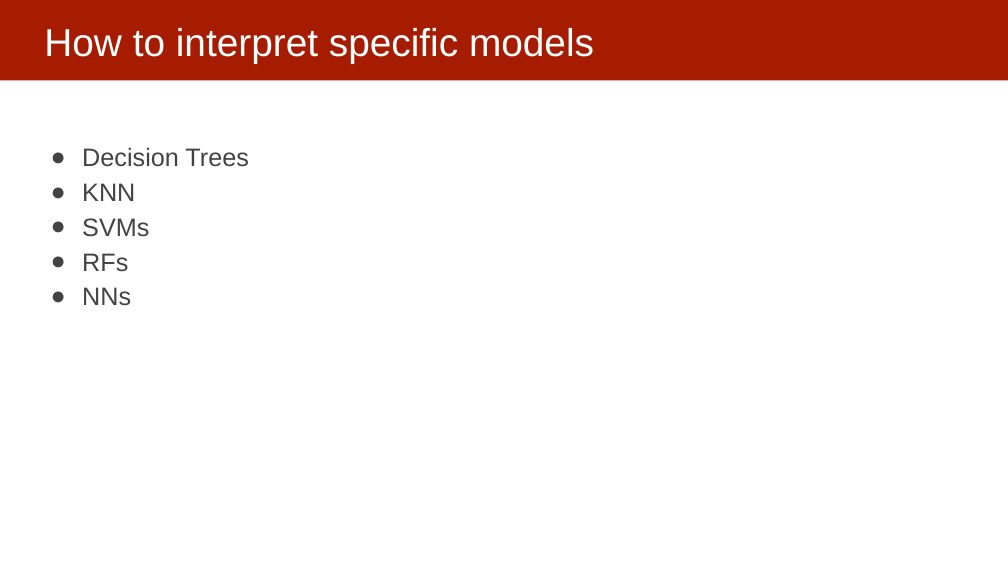
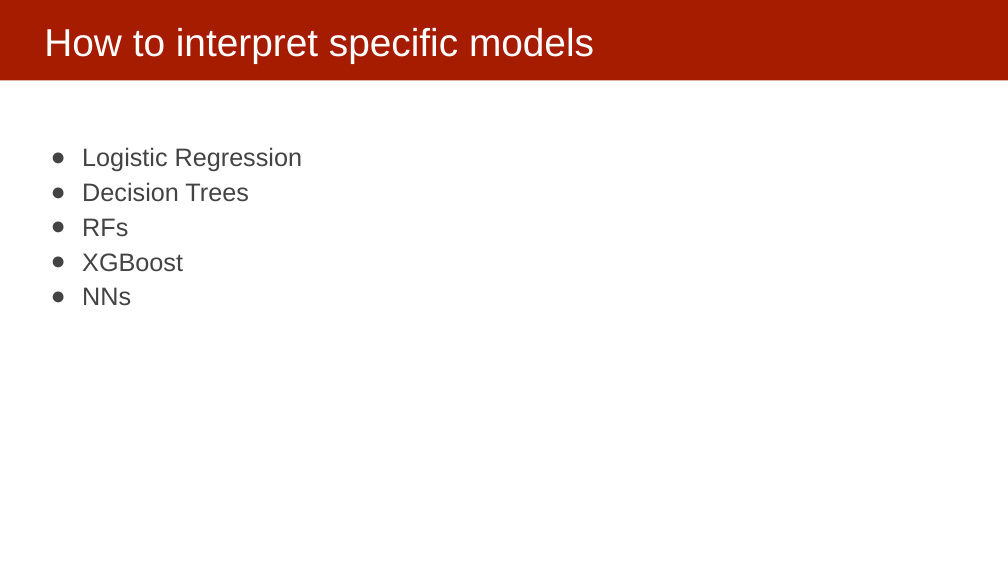
Before and after one commit to dssg/MLinPractice, a slide deck: slide 9 of Lectures/Lecture14-UnderstandingModels.pptx (slide 8 before the commit). Drawn at 1008x567 pixels with LibreOffice and Linux fonts; fonts in the diff are those of the drawing. Boxes give left, top, right and bottom in pixels: in the first picture for what was removed or moved away, otherwise in the second. Text is boxed around its words. In the diff, an @@ line names an element or a change of style, - is before the commit and + after.

```diff
--- a/Lectures/Lecture14-UnderstandingModels.pptx
+++ b/Lectures/Lecture14-UnderstandingModels.pptx
@@ text at box(82, 147, 302, 171): paragraph added @@
+● Logistic Regression
@@ text at box(82, 183, 149, 237): paragraphs removed @@
-● KNN
-● SVMs
@@ text at box(82, 253, 183, 272): paragraph added @@
+● XGBoost
```
Also in this commit, not shown: 6 other slides changed, 2 slides added, 2 slides removed, 1 other file.
